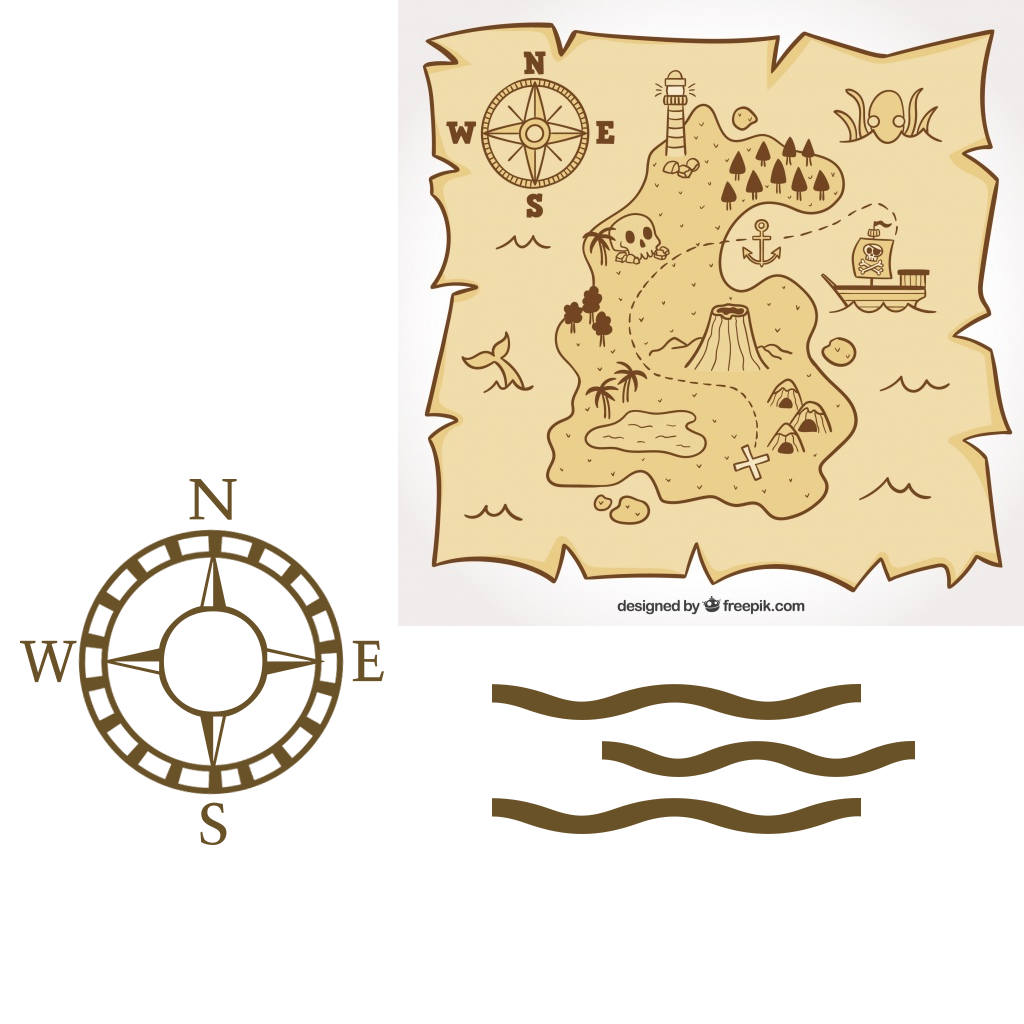
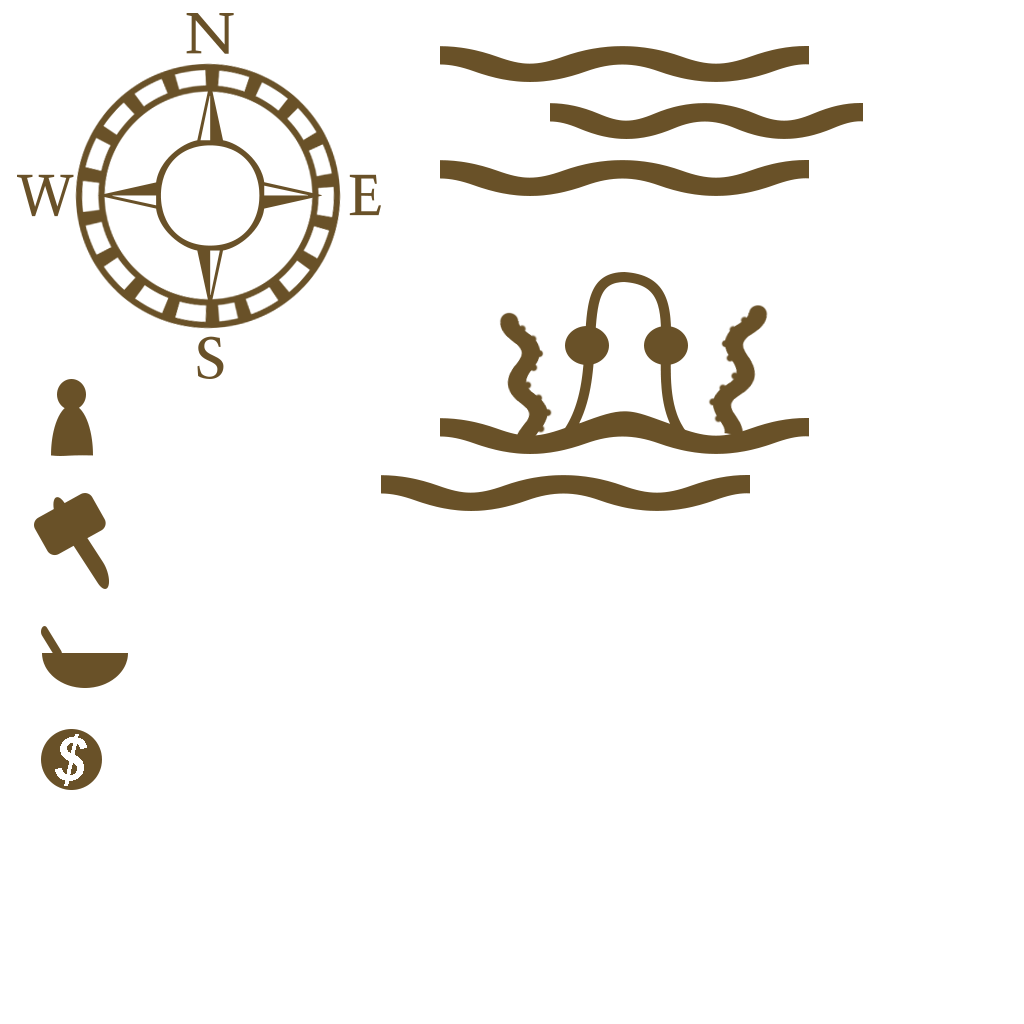
Layered file, before and after one edit (1024 × 1024). Changes by layer:
added layer "Ellipse 8 copy 3" above "Ellipse 8 copy 2" over [565, 326, 609, 365]
added layer "Ellipse 8 copy 2" above "Ellipse 7" over [644, 326, 688, 365]
added layer "Ellipse 7" above "Layer 8 copy 2" over [551, 272, 698, 445]
added layer "Layer 8 copy 2" above "Layer 8 copy" over [708, 304, 768, 437]
added layer "Layer 8 copy" above "Layer 8 copy 3" over [499, 312, 553, 445]
added layer "Layer 8 copy 3" above "Layer 8" over [381, 475, 750, 511]
added layer "Layer 8" above "Shape 2 copy 2" over [440, 418, 809, 454]
painted on "Shape 2 copy 2", unmasked it over [440, 46, 863, 834]
removed layer "Shape 2 copy" over [602, 741, 915, 777]
removed layer "Shape 2" over [492, 684, 861, 720]
painted on "Shape 1", unmasked it over [17, 13, 384, 845]
removed layer "Ellipse 4 copy" over [78, 529, 344, 795]
added layer "Rounded Rectangle 3" above "Ellipse 6" over [41, 626, 128, 688]
added layer "Ellipse 6" above "Rounded Rectangle 5" over [51, 379, 93, 456]
added layer "Rounded Rectangle 5" above "Ellipse 3" over [34, 493, 109, 589]
added layer "Ellipse 3" above "Layer 7" over [41, 729, 102, 790]
hid "Layer 7" over [398, 0, 1024, 626]
hid group "Group 4" (23 layers) over [51, 1, 1018, 845]
